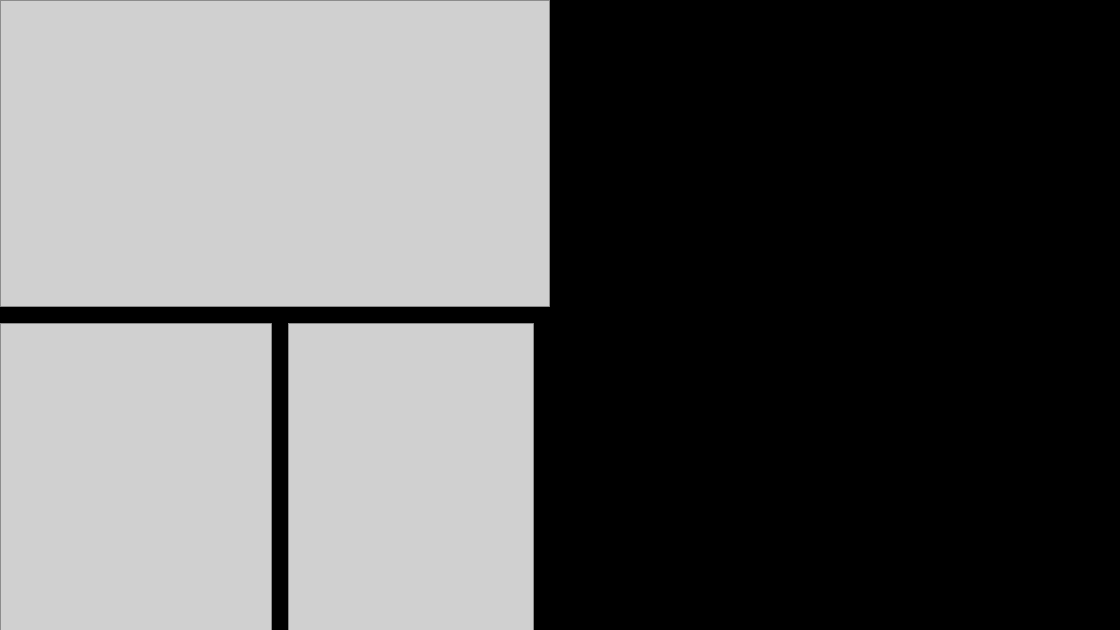
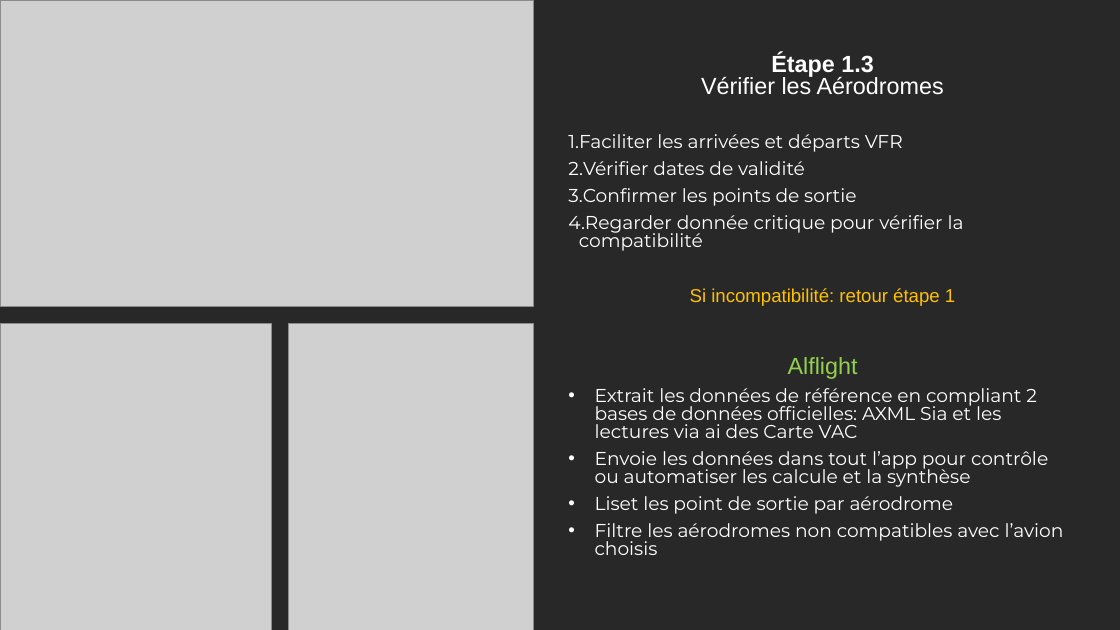
Before and after one commit to Ne0hermes/alflight, a slide deck: slide 5 of ALFlight_Presentation_Complete.pptx. Drawn at 1120x630 pixels with LibreOffice and Linux fonts; fonts in the diff are those of the drawing; grey boxes stand for pictures. Boxes give left, top, right and bottom in pixels: in the first picture for what was removed or moved away, otherwise in the second. Text is boxed around its words. In the diff, an @@ line names an element or a change of style, - is before the commit and + after.

```diff
--- a/ALFlight_Presentation_Complete.pptx
+++ b/ALFlight_Presentation_Complete.pptx
@@ background #000000 to #282828 @@
@@ picture: place and size @@
-picture at (0, 0, 549, 307)
+picture at (0, 0, 534, 307)
@@ text added at (568, 53, 1064, 555), 16 pt, text #FFFFFF @@
+Étape 1.3
+Vérifier les Aérodromes
+1. Faciliter les arrivées et départs VFR
+2. Vérifier dates de validité
+3. Confirmer les points de sortie
+4. Regarder donnée critique pour vérifier la compatibilité
+Si incompatibilité: retour étape 1
+Alflight
+• Extrait les données de référence en compliant 2 bases de données officielles: AXML Sia et les lectures via ai des Carte VAC
+• Envoie les données dans tout l’app pour contrôle ou automatiser les calcule et la synthèse
+• Liset les point de sortie par aérodrome
+• Filtre les aérodromes non compatibles avec l’avion choisis
```
Also in this commit, not shown: 28 other slides changed, 5 slides added, 1 slide removed, 34 other files.
